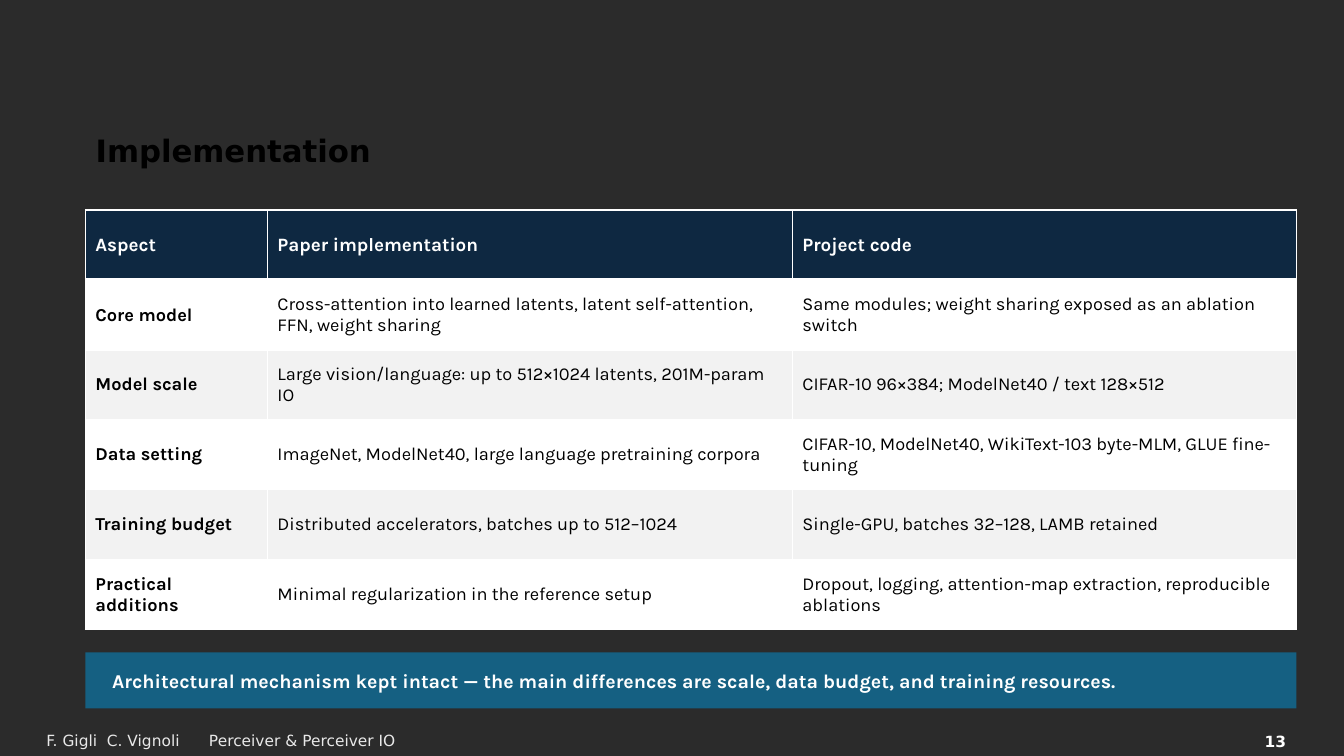
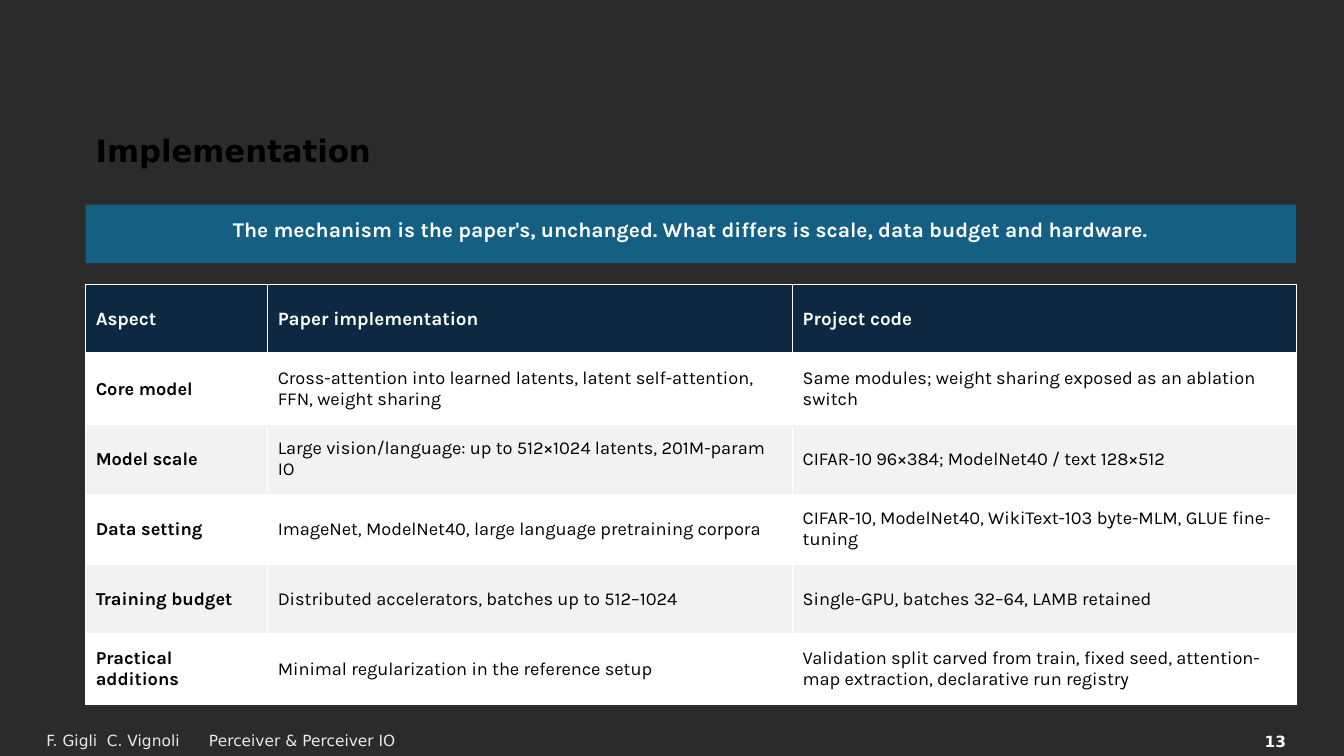
Before and after one commit to FrancescoGigli/Perceiver_project, a slide deck: slide 13 of sito/slide/Perceiver & Perceiver IO.pptx. Drawn at 1344x756 pixels with LibreOffice and Linux fonts; fonts in the diff are those of the drawing; background and template pictures are left out; a plain dark background stands for a picture behind light text. Boxes give left, top, right and bottom in pixels: in the first picture for what was removed or moved away, otherwise in the second. Text is boxed around its words. In the diff, an @@ line names an element or a change of style, - is before the commit and + after.

Commit message:
Slide: revisione completa PDF e PPTX allineati
- notazione unica (Q=ZW_Q, un solo d_k), decoder O x D, query MLM O=M
- batch 32-64, niente dropout fra le aggiunte, bullet hardware/improvements veri per il codice
- GLUE ~10 punti sotto il paper, non ~8
- mappe d'attenzione dalla serie v2 (e01 5.84 bit vs e29 9.83 bit), figura riproducibile da _diag/attention_maps_v2.py
- commenti corrotti del .tex ripuliti; script _diag/ e figure delle 42 run tracciati

```diff
--- a/sito/slide/Perceiver & Perceiver IO.pptx
+++ b/sito/slide/Perceiver & Perceiver IO.pptx
@@ rectangle: place and size @@
-rectangle at (86,652,1297,709)
+rectangle at (86,205,1297,263)
@@ text "The mechanism is the paper's, ..." at (233,222,1147,243): vertical alignment middle to top @@
@@ text at (233,222,1147,243): text changed; size 14 to 15 pt @@
-Architectural mechanism kept intact — the main differences are scale, data budget, and training resources.
+The mechanism is the paper's, unchanged. What differs is scale, data budget and hardware.
@@ table at (86,284,1298,705) @@
-row 5, column 3: Single-GPU, batches 32–128, LAMB retained
+row 5, column 3: Single-GPU, batches 32–64, LAMB retained
-row 6, column 3: Dropout, logging, attention-map extraction, reproducible ablations
+row 6, column 3: Validation split carved from train, fixed seed, attention-map extraction, declarative run registry
@@ table: place and size @@
-table at (86,210,1298,630)
+table at (86,284,1298,705)
```
Also in this commit, not shown: 19 other slides changed, 12 slides added, 9 slides removed, 20 other files.
